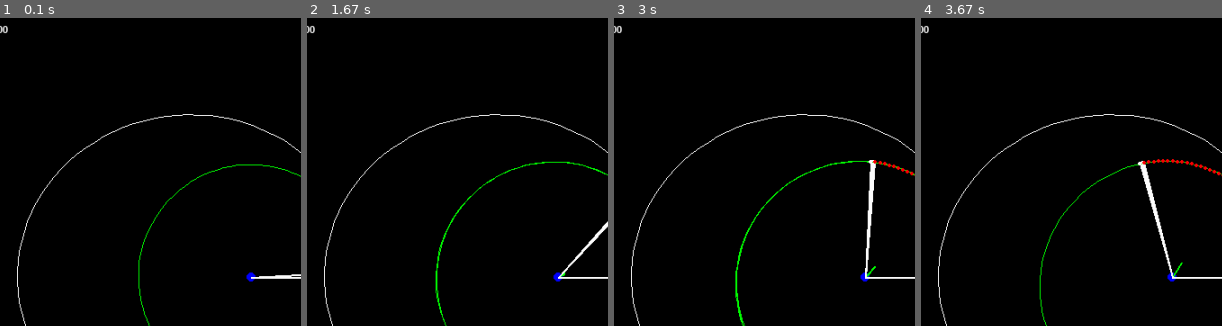
Above: before the commit, frames 1-4 (left to right).
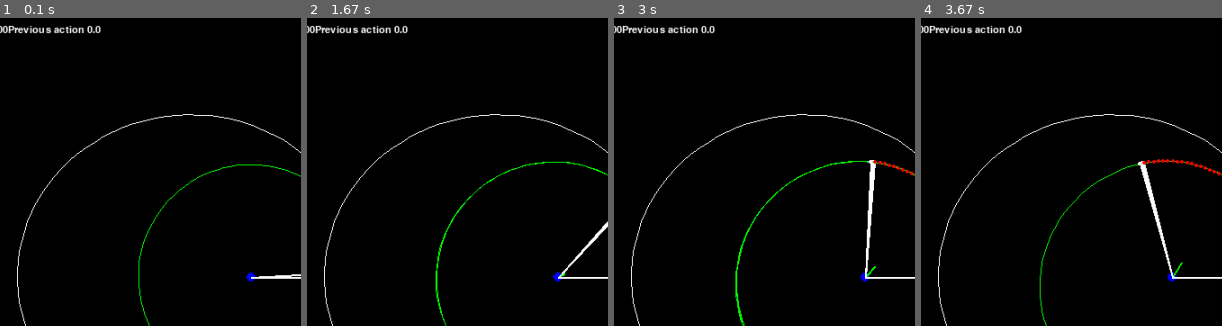
Above: after the commit, the same moments.

Repository: degtrdg/hohmann-transfer-rl
Game: pygame game, started from game.py
Two runs of this game, one before a commit and one after it. Both use one fixed random seed, a clock stepped at 60 frames per second and the inputs below.
Inputs:
- Up to frame 1 (0.1 s): no input
- Up to frame 2 (1.67 s): tap Space at 0.33, 0.73, 1.03, 1.23, 1.57 s
- Up to frame 3 (3 s): tap Space at 1.87, 2.07, 2.37, 2.63, 2.97 s
- Up to frame 4 (3.67 s): tap Space at 3.27, 3.4 s
The pictures show only the part of the screen within x 33-83%, y 31-81%; the shares and areas given below are measured in that part.

The runs differ from the first frame. In frame 1, 0.5% of the frame differs, in the area x 2-34%, y 2-6%; in frame 2, 0.5%; in frame 3, 0.5%; in frame 4, 0.5%.

Commit message:
Added state prev to state tuple for smooth thrusts

Diff:
--- a/SimpleBurnEnv.py
+++ b/SimpleBurnEnv.py
@@ -18,6 +18,7 @@
         2       Delta eccentricity y    -1     1
         3       Delta semi-major axis   -Inf   Inf
         4       Thrust remaining        0      150
+        5       Previous action         0      1
 
     Actions:
         Type: Discrete(2)
@@ -192,7 +193,7 @@
         # Set the initial state for the simulation.
         self.orbit_state = np.array([nu, e[0], e[1], a])
         # Set the target orbit for the simulation.
-        self.state = np.array([nu, self.target[0][0]-e[0], self.target[0][1]-e[1], self.target[1]-a, thrusts])
+        self.state = np.array([nu, self.target[0][0]-e[0], self.target[0][1]-e[1], self.target[1]-a, thrusts, self.state[5] if self.state is not None else 0])
 
         info = {}  # The info dictionary can be used to provide additional information about the state of the simulation, but in this case it is empty.
 
--- a/game.py
+++ b/game.py
@@ -83,6 +83,7 @@
         f'Target eccentricity: {env.target[0]}',
         f'Current semi-major axis length: {env.orbit_state[2]}',
         f'Target semi-major axis length: {env.target[1]}'
+        f'Previous action {env.state[5]}'
     ]
 
     # Store the previous states
